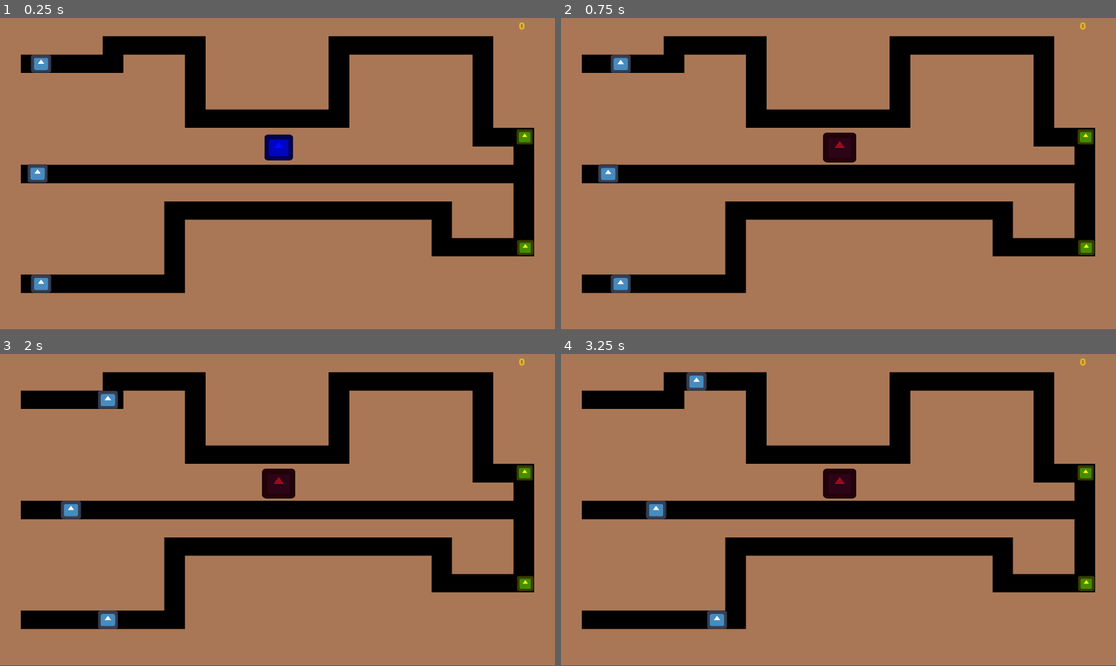
Above: before the commit, frames 1-4 (two rows, left to right).
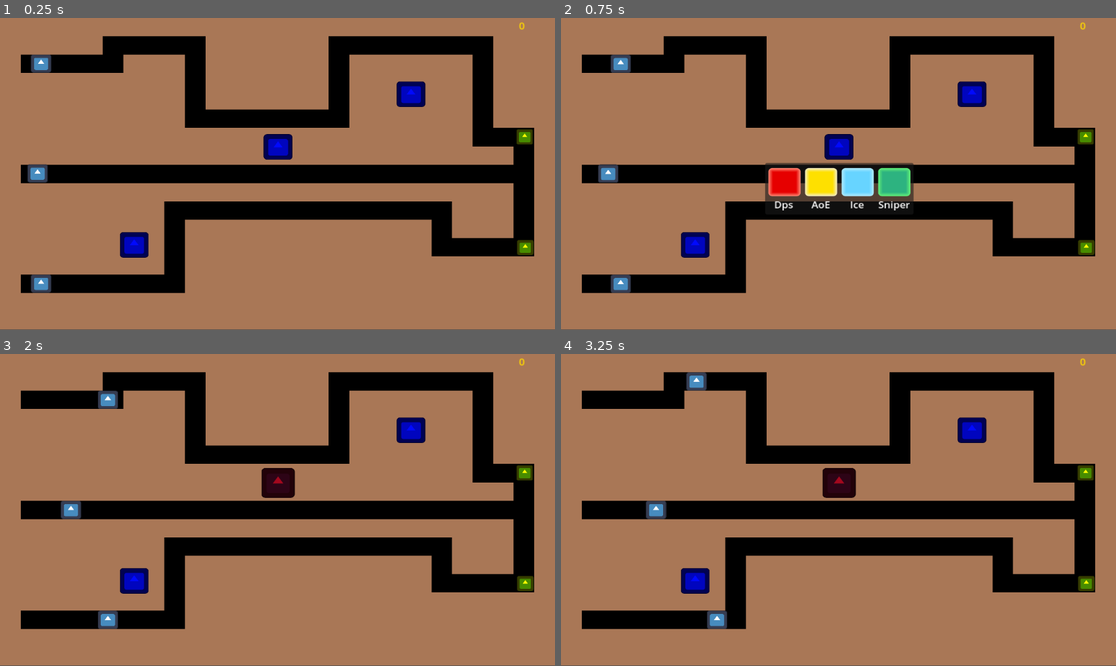
Above: after the commit, the same moments.

Repository: DanganRodri/TowerCommand
Game: Godot game, scene res://game.tscn
Two runs of this game, one before a commit and one after it. Both use one fixed random seed, a clock stepped at 60 frames per second and the inputs below. The engine's default icon, where the game draws it, is replaced by a stand-in: a white triangle on a blue panel in a dark square.
Inputs (mouse positions are in pixels of both pictures, inside the frame that each line leads up to):
- Up to frame 1 (0.25 s): no input
- Up to frame 2 (0.75 s): move the mouse to (838, 149) at 0.52 s; press the mouse at (838, 149) at 0.53 s
- Up to frame 3 (2 s): release the mouse at (277, 485) at 1.25 s; click (222, 519) at 1.25 s, where only the run after the commit has a clickable "Dps"
- Up to frame 4 (3.25 s): move the mouse to (727, 525) at 2.02 s; click (727, 525) at 2.1 s; move the mouse to (894, 441) at 2.77 s; press the mouse at (894, 441) at 2.78 s

The runs differ from the first frame. In frame 1, 1.0% of the frame differs, in the area x 21-77%, y 20-77%; in frame 2, 4.6%; in frame 3, 0.9%; in frame 4, 0.9%.

Commit message:
added build turret interface and funcionality, range display, turrets attack and hp bars to enemies

Diff:
--- /dev/null
+++ b/entities/aoe_turret.tscn
@@ -0,0 +1,33 @@
+[gd_scene load_steps=5 format=3 uid="uid://bk010afwxrety"]
+
+[ext_resource type="Script" path="res://scripts/aoe_turret.gd" id="1_yoc0n"]
+[ext_resource type="Texture2D" uid="uid://c2w1qfuscahvq" path="res://icon.svg" id="2_ttv0g"]
+
+[sub_resource type="RectangleShape2D" id="RectangleShape2D_siseg"]
+size = Vector2(65, 61)
+
+[sub_resource type="CircleShape2D" id="CircleShape2D_dntdq"]
+radius = 175.0
+
+[node name="AoE Turret" type="StaticBody2D"]
+position = Vector2(27, 26)
+input_pickable = true
+script = ExtResource("1_yoc0n")
+
+[node name="Sprite2D" type="Sprite2D" parent="."]
+modulate = Color(0.768627, 0.690196, 0.00392157, 1)
+scale = Vector2(0.40625, 0.40625)
+texture = ExtResource("2_ttv0g")
+metadata/_edit_lock_ = true
+
+[node name="CollisionShape2D" type="CollisionShape2D" parent="."]
+shape = SubResource("RectangleShape2D_siseg")
+metadata/_edit_lock_ = true
+
+[node name="Range" type="Area2D" parent="."]
+
+[node name="CollisionShape2D" type="CollisionShape2D" parent="Range"]
+shape = SubResource("CircleShape2D_dntdq")
+
+[connection signal="body_entered" from="Range" to="." method="_on_range_body_entered"]
+[connection signal="body_exited" from="Range" to="." method="_on_range_body_exited"]
--- a/entities/enemy_basic.tscn
+++ b/entities/enemy_basic.tscn
@@ -1,10 +1,17 @@
-[gd_scene load_steps=4 format=3 uid="uid://by4yhnfel8rw8"]
+[gd_scene load_steps=7 format=3 uid="uid://by4yhnfel8rw8"]
 
 [ext_resource type="Script" path="res://scripts/enemy_basic.gd" id="1_n31kb"]
 [ext_resource type="Texture2D" uid="uid://c2w1qfuscahvq" path="res://icon.svg" id="2_53gft"]
+[ext_resource type="Script" path="res://scripts/HealthBar.gd" id="3_up5lq"]
 
 [sub_resource type="RectangleShape2D" id="RectangleShape2D_feq2d"]
 size = Vector2(38, 38)
+
+[sub_resource type="StyleBoxFlat" id="StyleBoxFlat_w4l2k"]
+bg_color = Color(0.168627, 0.0431373, 0, 1)
+
+[sub_resource type="StyleBoxFlat" id="StyleBoxFlat_fqoct"]
+bg_color = Color(0.72549, 1, 0.784314, 1)
 
 [node name="Enemy Basic" type="CharacterBody2D"]
 script = ExtResource("1_n31kb")
@@ -17,3 +24,14 @@
 [node name="CollisionShape2D" type="CollisionShape2D" parent="."]
 shape = SubResource("RectangleShape2D_feq2d")
 metadata/_edit_lock_ = true
+
+[node name="HealthBar" type="ProgressBar" parent="."]
+offset_left = -19.0
+offset_top = -22.0
+offset_right = 19.0
+offset_bottom = -17.0
+theme_override_styles/background = SubResource("StyleBoxFlat_w4l2k")
+theme_override_styles/fill = SubResource("StyleBoxFlat_fqoct")
+value = 50.0
+show_percentage = false
+script = ExtResource("3_up5lq")
--- a/entities/enemy_speedy.tscn
+++ b/entities/enemy_speedy.tscn
@@ -1,14 +1,21 @@
-[gd_scene load_steps=7 format=3 uid="uid://csu7onqbvhwhd"]
+[gd_scene load_steps=10 format=3 uid="uid://csu7onqbvhwhd"]
 
 [ext_resource type="Script" path="res://scripts/enemy_speedy.gd" id="1_owtnb"]
 [ext_resource type="Texture2D" uid="uid://c2w1qfuscahvq" path="res://icon.svg" id="2_q2t72"]
 [ext_resource type="Script" path="res://scripts/shieldmamager.gd" id="3_k3slf"]
 [ext_resource type="Script" path="res://scripts/shield.gd" id="4_t0law"]
+[ext_resource type="Script" path="res://scripts/HealthBar.gd" id="5_6hj7b"]
 
 [sub_resource type="RectangleShape2D" id="RectangleShape2D_feq2d"]
 size = Vector2(38, 38)
 
 [sub_resource type="RectangleShape2D" id="RectangleShape2D_bh65l"]
+
+[sub_resource type="StyleBoxFlat" id="StyleBoxFlat_kpss3"]
+bg_color = Color(0.168627, 0.0431373, 0, 1)
+
+[sub_resource type="StyleBoxFlat" id="StyleBoxFlat_oictu"]
+bg_color = Color(0.72549, 1, 0.784314, 1)
 
 [node name="Enemy Speedy" type="CharacterBody2D"]
 position = Vector2(49, 79)
@@ -45,3 +52,14 @@
 position = Vector2(29, 29)
 shape = SubResource("RectangleShape2D_bh65l")
 script = ExtResource("4_t0law")
+
+[node name="HealthBar" type="ProgressBar" parent="."]
+offset_left = -19.0
+offset_top = -22.0
+offset_right = 19.0
+offset_bottom = -17.0
+theme_override_styles/background = SubResource("StyleBoxFlat_kpss3")
+theme_override_styles/fill = SubResource("StyleBoxFlat_oictu")
+value = 50.0
+show_percentage = false
+script = ExtResource("5_6hj7b")
--- a/entities/enemy_tank.tscn
+++ b/entities/enemy_tank.tscn
@@ -1,14 +1,21 @@
-[gd_scene load_steps=6 format=3 uid="uid://dhxphl8er2710"]
+[gd_scene load_steps=9 format=3 uid="uid://dhxphl8er2710"]
 
 [ext_resource type="Script" path="res://scripts/enemy_tank.gd" id="1_2b0qn"]
 [ext_resource type="Texture2D" uid="uid://c2w1qfuscahvq" path="res://icon.svg" id="2_nko0o"]
 [ext_resource type="Script" path="res://scripts/barrier.gd" id="3_a724s"]
+[ext_resource type="Script" path="res://scripts/HealthBar.gd" id="4_3mtcv"]
 
 [sub_resource type="RectangleShape2D" id="RectangleShape2D_feq2d"]
 size = Vector2(38, 38)
 
-[sub_resource type="RectangleShape2D" id="RectangleShape2D_45mvs"]
-size = Vector2(186, 182)
+[sub_resource type="CircleShape2D" id="CircleShape2D_1q5rr"]
+radius = 105.7
+
+[sub_resource type="StyleBoxFlat" id="StyleBoxFlat_xsnee"]
+bg_color = Color(0.168627, 0.0431373, 0, 1)
+
+[sub_resource type="StyleBoxFlat" id="StyleBoxFlat_3p3pe"]
+bg_color = Color(0.72549, 1, 0.784314, 1)
 
 [node name="Enemy Tank" type="CharacterBody2D"]
 position = Vector2(51, 271)
@@ -23,6 +30,19 @@
 shape = SubResource("RectangleShape2D_feq2d")
 metadata/_edit_lock_ = true
 
-[node name="CollisionShape2D2" type="CollisionShape2D" parent="."]
-shape = SubResource("RectangleShape2D_45mvs")
+[node name="Barrier" type="Area2D" parent="."]
 script = ExtResource("3_a724s")
+
+[node name="CollisionShape2D" type="CollisionShape2D" parent="Barrier"]
+shape = SubResource("CircleShape2D_1q5rr")
+
+[node name="HealthBar" type="ProgressBar" parent="."]
+offset_left = -19.0
+offset_top = -22.0
+offset_right = 19.0
+offset_bottom = -17.0
+theme_override_styles/background = SubResource("StyleBoxFlat_xsnee")
+theme_override_styles/fill = SubResource("StyleBoxFlat_3p3pe")
+value = 50.0
+show_percentage = false
+script = ExtResource("4_3mtcv")
--- /dev/null
+++ b/entities/ice_turret.tscn
@@ -0,0 +1,33 @@
+[gd_scene load_steps=5 format=3 uid="uid://g3qp2um41wts"]
+
+[ext_resource type="Script" path="res://scripts/ice_turret.gd" id="1_r7ys7"]
+[ext_resource type="Texture2D" uid="uid://c2w1qfuscahvq" path="res://icon.svg" id="2_p2fbo"]
+
+[sub_resource type="RectangleShape2D" id="RectangleShape2D_siseg"]
+size = Vector2(65, 61)
+
+[sub_resource type="CircleShape2D" id="CircleShape2D_dntdq"]
+radius = 175.0
+
+[node name="Ice Turret" type="StaticBody2D"]
+position = Vector2(27, 26)
+input_pickable = true
+script = ExtResource("1_r7ys7")
+
+[node name="Sprite2D" type="Sprite2D" parent="."]
+modulate = Color(0.14902, 0.737255, 1, 1)
+scale = Vector2(0.40625, 0.40625)
+texture = ExtResource("2_p2fbo")
+metadata/_edit_lock_ = true
+
+[node name="CollisionShape2D" type="CollisionShape2D" parent="."]
+shape = SubResource("RectangleShape2D_siseg")
+metadata/_edit_lock_ = true
+
+[node name="Range" type="Area2D" parent="."]
+
+[node name="CollisionShape2D" type="CollisionShape2D" parent="Range"]
+shape = SubResource("CircleShape2D_dntdq")
+
+[connection signal="body_entered" from="Range" to="." method="_on_range_body_entered"]
+[connection signal="body_exited" from="Range" to="." method="_on_range_body_exited"]
--- /dev/null
+++ b/entities/sniper_turret.tscn
@@ -0,0 +1,33 @@
+[gd_scene load_steps=5 format=3 uid="uid://cobs7ihngbqw8"]
+
+[ext_resource type="Script" path="res://scripts/sniper_turret.gd" id="1_dtlks"]
+[ext_resource type="Texture2D" uid="uid://c2w1qfuscahvq" path="res://icon.svg" id="2_cvlb0"]
+
+[sub_resource type="RectangleShape2D" id="RectangleShape2D_siseg"]
+size = Vector2(65, 61)
+
+[sub_resource type="CircleShape2D" id="CircleShape2D_dntdq"]
+radius = 175.0
+
+[node name="Sniper Turret" type="StaticBody2D"]
+position = Vector2(27, 26)
+input_pickable = true
+script = ExtResource("1_dtlks")
+
+[node name="Sprite2D" type="Sprite2D" parent="."]
+modulate = Color(0, 1, 0, 1)
+scale = Vector2(0.40625, 0.40625)
+texture = ExtResource("2_cvlb0")
+metadata/_edit_lock_ = true
+
+[node name="CollisionShape2D" type="CollisionShape2D" parent="."]
+shape = SubResource("RectangleShape2D_siseg")
+metadata/_edit_lock_ = true
+
+[node name="Range" type="Area2D" parent="."]
+
+[node name="CollisionShape2D" type="CollisionShape2D" parent="Range"]
+shape = SubResource("CircleShape2D_dntdq")
+
+[connection signal="body_entered" from="Range" to="." method="_on_range_body_entered"]
+[connection signal="body_exited" from="Range" to="." method="_on_range_body_exited"]
--- a/entities/turret.tscn
+++ b/entities/turret.tscn
@@ -1,10 +1,63 @@
-[gd_scene load_steps=4 format=3 uid="uid://hvvnfjpmdhwo"]
+[gd_scene load_steps=9 format=3 uid="uid://hvvnfjpmdhwo"]
 
 [ext_resource type="Script" path="res://scripts/blank_turret.gd" id="1_4o1ll"]
 [ext_resource type="Texture2D" uid="uid://c2w1qfuscahvq" path="res://icon.svg" id="1_yj1l2"]
+[ext_resource type="Script" path="res://scripts/UpgradeList.gd" id="3_v67vt"]
 
 [sub_resource type="RectangleShape2D" id="RectangleShape2D_siseg"]
 size = Vector2(65, 61)
+
+[sub_resource type="StyleBoxFlat" id="StyleBoxFlat_13ero"]
+bg_color = Color(0.901961, 0, 0, 1)
+border_width_left = 7
+border_width_top = 7
+border_width_right = 7
+border_width_bottom = 7
+border_color = Color(1, 0.509804, 0.435294, 1)
+border_blend = true
+corner_radius_top_left = 5
+corner_radius_top_right = 5
+corner_radius_bottom_right = 5
+corner_radius_bottom_left = 5
+
+[sub_resource type="StyleBoxFlat" id="StyleBoxFlat_yxe5e"]
+bg_color = Color(0.996078, 0.878431, 0, 1)
+border_width_left = 7
+border_width_top = 7
+border_width_right = 7
+border_width_bottom = 7
+border_color = Color(0.964706, 0.937255, 0.745098, 1)
+border_blend = true
+corner_radius_top_left = 5
+corner_radius_top_right = 5
+corner_radius_bottom_right = 5
+corner_radius_bottom_left = 5
+
+[sub_resource type="StyleBoxFlat" id="StyleBoxFlat_kdoqx"]
+bg_color = Color(0.403922, 0.831373, 1, 1)
+border_width_left = 7
+border_width_top = 7
+border_width_right = 7
+border_width_bottom = 7
+border_color = Color(0.67451, 0.921569, 1, 1)
+border_blend = true
+corner_radius_top_left = 5
+corner_radius_top_right = 5
+corner_radius_bottom_right = 5
+corner_radius_bottom_left = 5
+
+[sub_resource type="StyleBoxFlat" id="StyleBoxFlat_hvu8e"]
+bg_color = Color(0.176471, 0.701961, 0.501961, 1)
+border_width_left = 7
+border_width_top = 7
+border_width_right = 7
+border_width_bottom = 7
+border_color = Color(0.376471, 0.933333, 0.47451, 1)
+border_blend = true
+corner_radius_top_left = 5
+corner_radius_top_right = 5
+corner_radius_bottom_right = 5
+corner_radius_bottom_left = 5
 
 [node name="Blank Turret" type="StaticBody2D"]
 position = Vector2(27, 26)
@@ -21,4 +74,92 @@
 shape = SubResource("RectangleShape2D_siseg")
 metadata/_edit_lock_ = true
 
+[node name="Upgrade" type="Node" parent="."]
+
+[node name="UpgradeList" type="Panel" parent="Upgrade"]
+visible = false
+anchors_preset = -1
+anchor_left = -0.076
+anchor_top = 0.086
+anchor_right = 0.124
+anchor_bottom = 0.225
+offset_left = -0.447998
+offset_top = 0.271999
+offset_right = 0.151993
+offset_bottom = 0.199997
+script = ExtResource("3_v67vt")
+
+[node name="HBoxContainer" type="HBoxContainer" parent="Upgrade/UpgradeList"]
+layout_mode = 0
+offset_top = 9.0
+offset_right = 231.0
+offset_bottom = 58.0
+theme_override_constants/separation = 7
+alignment = 1
+
+[node name="Dps" type="Button" parent="Upgrade/UpgradeList/HBoxContainer"]
+custom_minimum_size = Vector2(50, 30)
+layout_mode = 2
+theme_override_styles/normal = SubResource("StyleBoxFlat_13ero")
+theme_override_styles/hover = SubResource("StyleBoxFlat_13ero")
+theme_override_styles/pressed = SubResource("StyleBoxFlat_13ero")
+
+[node name="Label" type="Label" parent="Upgrade/UpgradeList/HBoxContainer/Dps"]
+layout_mode = 0
+offset_left = -1.0
+offset_top = 52.0
+offset_right = 50.0
+offset_bottom = 78.0
+text = "Dps"
+horizontal_alignment = 1
+
+[node name="Aoe" type="Button" parent="Upgrade/UpgradeList/HBoxContainer"]
+custom_minimum_size = Vector2(50, 30)
+layout_mode = 2
+theme_override_styles/normal = SubResource("StyleBoxFlat_yxe5e")
+theme_override_styles/hover = SubResource("StyleBoxFlat_yxe5e")
+theme_override_styles/pressed = SubResource("StyleBoxFlat_yxe5e")
+
+[node name="Label" type="Label" parent="Upgrade/UpgradeList/HBoxContainer/Aoe"]
+layout_mode = 0
+offset_top = 52.0
+offset_right = 50.0
+offset_bottom = 75.0
+text = "AoE"
+horizontal_alignment = 1
+
+[node name="Ice" type="Button" parent="Upgrade/UpgradeList/HBoxContainer"]
+custom_minimum_size = Vector2(50, 30)
+layout_mode = 2
+theme_override_styles/normal = SubResource("StyleBoxFlat_kdoqx")
+theme_override_styles/hover = SubResource("StyleBoxFlat_kdoqx")
+theme_override_styles/pressed = SubResource("StyleBoxFlat_kdoqx")
+
+[node name="Label" type="Label" parent="Upgrade/UpgradeList/HBoxContainer/Ice"]
+layout_mode = 0
+offset_top = 52.0
+offset_right = 50.0
+offset_bottom = 75.0
+text = "Ice"
+horizontal_alignment = 1
+
+[node name="Sniper" type="Button" parent="Upgrade/UpgradeList/HBoxContainer"]
+custom_minimum_size = Vector2(50, 0)
+layout_mode = 2
+theme_override_styles/normal = SubResource("StyleBoxFlat_hvu8e")
+theme_override_styles/hover = SubResource("StyleBoxFlat_hvu8e")
+theme_override_styles/pressed = SubResource("StyleBoxFlat_hvu8e")
+
+[node name="Label" type="Label" parent="Upgrade/UpgradeList/HBoxContainer/Sniper"]
+layout_mode = 0
+offset_top = 52.0
+offset_right = 50.0
+offset_bottom = 75.0
+text = "Sniper"
+horizontal_alignment = 1
+
 [connection signal="input_event" from="." to="." method="_on_input_event"]
+[connection signal="pressed" from="Upgrade/UpgradeList/HBoxContainer/Dps" to="." method="_on_dps_pressed"]
+[connection signal="pressed" from="Upgrade/UpgradeList/HBoxContainer/Aoe" to="." method="_on_aoe_pressed"]
+[connection signal="pressed" from="Upgrade/UpgradeList/HBoxContainer/Ice" to="." method="_on_ice_pressed"]
+[connection signal="pressed" from="Upgrade/UpgradeList/HBoxContainer/Sniper" to="." method="_on_sniper_pressed"]
--- a/game.tscn
+++ b/game.tscn
@@ -67,5 +67,13 @@
 [node name="Turrets" type="Node" parent="."]
 
 [node name="Turret" parent="Turrets" instance=ExtResource("14_cdrpe")]
-position = Vector2(434, 226)
+position = Vector2(433, 225)
 scale = Vector2(0.859979, 0.859979)
+
+[node name="Turret2" parent="Turrets" instance=ExtResource("14_cdrpe")]
+position = Vector2(209, 396)
+scale = Vector2(0.859979, 0.859979)
+
+[node name="Turret3" parent="Turrets" instance=ExtResource("14_cdrpe")]
+position = Vector2(640, 133)
+scale = Vector2(0.859979, 0.859979)
--- /dev/null
+++ b/scripts/HealthBar.gd
@@ -0,0 +1,10 @@
+extends ProgressBar
+
+func _ready():
+	self.max_value = get_parent().hp
+	self.visible = false
+
+func _process(delta):
+	if self.max_value != self.value:
+		self.visible = true
+	self.value = get_parent().hp
--- /dev/null
+++ b/scripts/UpgradeList.gd
@@ -0,0 +1,9 @@
+extends Panel
+
+
+func _input(event):
+
+	if self.visible and event is InputEventMouseButton  and event.pressed:
+		var eventLocal = make_input_local(event)
+		if !Rect2(Vector2(0, 0),self.size).has_point(eventLocal.position):
+			self.visible = false
--- /dev/null
+++ b/scripts/aoe_turret.gd
@@ -0,0 +1,10 @@
+extends Turret
+
+class_name AoeTurret
+
+func _ready():
+	atk = 1
+	atk_speed = 1.5
+	def_pen = 0
+	range = 150.0
+	super._ready()
--- a/scripts/barrier.gd
+++ b/scripts/barrier.gd
@@ -1,4 +1,4 @@
-extends CollisionShape2D
+extends Area2D
 
 class_name Barrier
 
--- a/scripts/blank_turret.gd
+++ b/scripts/blank_turret.gd
@@ -2,12 +2,32 @@
 
 class_name BlankTurret
 
+
 func _on_input_event(viewport, event, shape_idx):
 	if event is InputEventMouseButton and event.button_mask == 1:
-		# Lógica para instanciar la escena en la posición del nodo
-		var new_turret = load("res://entities/dps_turret.tscn").instantiate()
-		var root_node = get_parent().get_parent()
-		root_node.get_node("Turrets").add_child(new_turret)
-		new_turret.global_position = global_position
-		# Luego de instanciar la escena, elimina este nodo
-		queue_free()
+		var upgradeList = get_node("Upgrade/UpgradeList")
+		upgradeList.visible = !upgradeList.visible
+
+		upgradeList.global_position = self.position + Vector2(-115, 28)
+
+
+func _on_dps_pressed():
+	create_turret("res://entities/dps_turret.tscn")
+
+func _on_aoe_pressed():
+	create_turret("res://entities/aoe_turret.tscn")
+
+
+func _on_ice_pressed():
+	create_turret("res://entities/ice_turret.tscn")
+
+
+func _on_sniper_pressed():
+	create_turret("res://entities/sniper_turret.tscn")
+
+func create_turret(turret_path):
+	var new_turret = load(turret_path).instantiate()
+	var root_node = get_parent().get_parent()
+	root_node.get_node("Turrets").add_child(new_turret)
+	new_turret.global_position = global_position
+	queue_free()
--- a/scripts/enemy.gd
+++ b/scripts/enemy.gd
@@ -16,13 +16,13 @@
 var inmune : bool = false
 var gold : int = 10
 
-func _init(_type, _hp, _speed,_maxSpeed,_inmune, gold) -> void:
+func _init(_type, _hp, _speed,_maxSpeed,_inmune, _gold) -> void:
 	self.type = _type
 	self.hp = _hp
 	self.speed = _speed
 	self.maxSpeed = _maxSpeed
 	self.inmune = _inmune
-	self.gold = gold
+	self.gold = _gold
 
 func _ready():
 	get_target()
@@ -34,10 +34,17 @@
 		tilemap.local_to_map(target)
 	).slice(1)
 
-func checkIfDead():
+func on_hit(damage):
+	hp -= damage
+	sprite.modulate = Color(1, 0, 0) # Rojo
+	self.damageTimer = 3
 	if self.hp <= 0:
-		return true
-	return false
+		on_destroy()
+
+func on_destroy():
+	var game = get_parent()
+	game.gold = game.gold + self.gold
+	self.queue_free()
 
 func resetColor():
 	if damageTimer == 0:
@@ -53,12 +60,6 @@
 
 func _process(delta):
 
-	if checkIfDead():
-		var game = get_parent()
-		game.gold = game.gold + self.gold
-		self.queue_free()
-		pass
-
 	if color == Color():
 		color = sprite.modulate
 
--- a/scripts/game.gd
+++ b/scripts/game.gd
@@ -7,6 +7,9 @@
 var speedies = []
 var towers = []
 var gold : int = 0
+
+const RANGE_BORDER_COLOR = Color(0.2, 0.5, 1, 0.77)
+const RANGE_COLOR = Color(0, 0, 0, 0.1)
 
 var primaryWeapon: Weapon
 
@@ -48,7 +51,7 @@
 func check_closest(entity, entity_array):
 
 	var min_distance = INF
-	var closest = entity_array[0]
+	var closest = null
 
 	for e in entity_array:
 		var distance = calculate_distance(entity, e)
--- /dev/null
+++ b/scripts/ice_turret.gd
@@ -0,0 +1,10 @@
+extends Turret
+
+class_name IceTurret
+
+func _ready():
+	atk = 1
+	atk_speed = 2
+	def_pen = 0
+	range = 130.0
+	super._ready()
--- /dev/null
+++ b/scripts/sniper_turret.gd
@@ -0,0 +1,10 @@
+extends Turret
+
+class_name SniperTurret
+
+func _ready():
+	atk = 3
+	atk_speed = 1.75
+	def_pen = 3
+	range = 230.0
+	super._ready()
--- a/scripts/turret.gd
+++ b/scripts/turret.gd
@@ -6,23 +6,62 @@
 
 var map_node
 var enemy_in_sight = []
+var target : Enemy = null
+var show_range : bool = true
 
-var atk_speed : float = 0.0
-var damage : int = 0
+var atk : int = 1
+var atk_speed : float = 0.4
 var def_pen : int = 0
-var range : float = 170.0
+var range : float = 0.0
+var reloading : bool = false
+var defending_tower : Tower = null
 
 
 func _ready():
 	if not self is BlankTurret:
 		self.get_node("Range/CollisionShape2D").get_shape().radius = range
+		select_tower_to_defend()
 
 
+func _draw():
+	if self.show_range:
+		var center = Vector2(0,0)
+		var radius = self.range
+		var color = Game.RANGE_BORDER_COLOR
+		draw_circle(center, radius, color)
+
+		radius -= 4.5
+		color = Game.RANGE_COLOR
+		draw_circle(center, radius, color)
+
+func _physics_process(delta):
+	if not self is BlankTurret and target == null:
+		select_enemy()
+	if target != null:
+		turn()
+		if not reloading:
+			fire()
+
+
+func select_tower_to_defend():
+	var towers = self.get_parent().get_parent().get_node("Towers").get_children()
+	defending_tower = Game.check_closest(self, towers)
+
+func select_enemy():
+	target = Game.check_closest(defending_tower, enemy_in_sight)
+
+func turn():
+	self.look_at(target.position)
+
+func fire():
+	reloading = true
+	target.on_hit(atk)
+	await get_tree().create_timer(atk_speed).timeout
+	reloading = false
 
 func _on_range_body_entered(body):
-	if body is CharacterBody2D:
+	if body is CharacterBody2D and not body.inmune:
 		enemy_in_sight.append(body)
-		print(enemy_in_sight)
 
 func _on_range_body_exited(body):
 	enemy_in_sight.erase(body)
--- a/scripts/weapon.gd
+++ b/scripts/weapon.gd
@@ -35,13 +35,13 @@
 		var mouse_position = get_global_mouse_position()
 
 		for tank in tanks:
-			for barrier in tank.get_children():
-				if barrier is Barrier:
-					var colliderSize = barrier.get_shape().get_rect().size
+			var barrier = tank.get_node("Barrier")
+			if barrier != null:
+				var colliderSize = barrier.get_child(0).get_shape().get_rect().size
 
-					if collidesWithPoint(mouse_position, tank.position, colliderSize):
-						barrier.hp = barrier.hp - 1
-						return
+				if collidesWithPoint(mouse_position, tank.position, colliderSize):
+					barrier.hp = barrier.hp - 1
+					return
 
 		for speedie in speedies:
 			var shields = speedie.get_child(2)
@@ -56,10 +56,7 @@
 			var colliderSize = enemy.get_child(1).get_shape().get_rect().size
 
 			if collidesWithPoint(mouse_position, enemy.position, colliderSize) and enemy.inmune == false:
-				enemy.hp = enemy.hp - self.damage
-				var sprite = enemy.get_child(0)
-				sprite.modulate = Color(1, 0, 0) # Rojo
-				enemy.damageTimer = 3
+				enemy.on_hit(self.damage)
 				break
 
 
Not shown, added: export_presets.cfg
